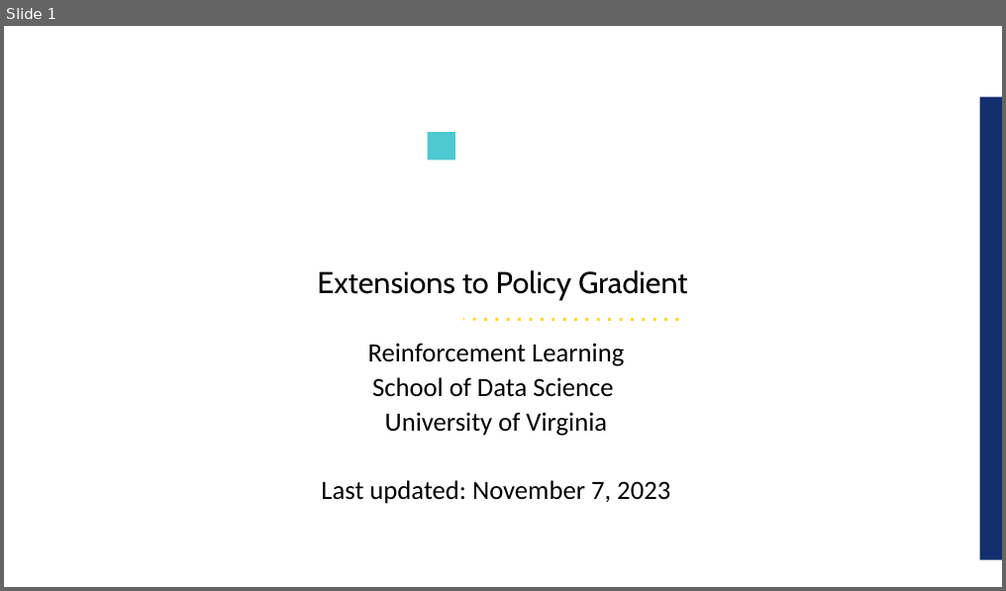
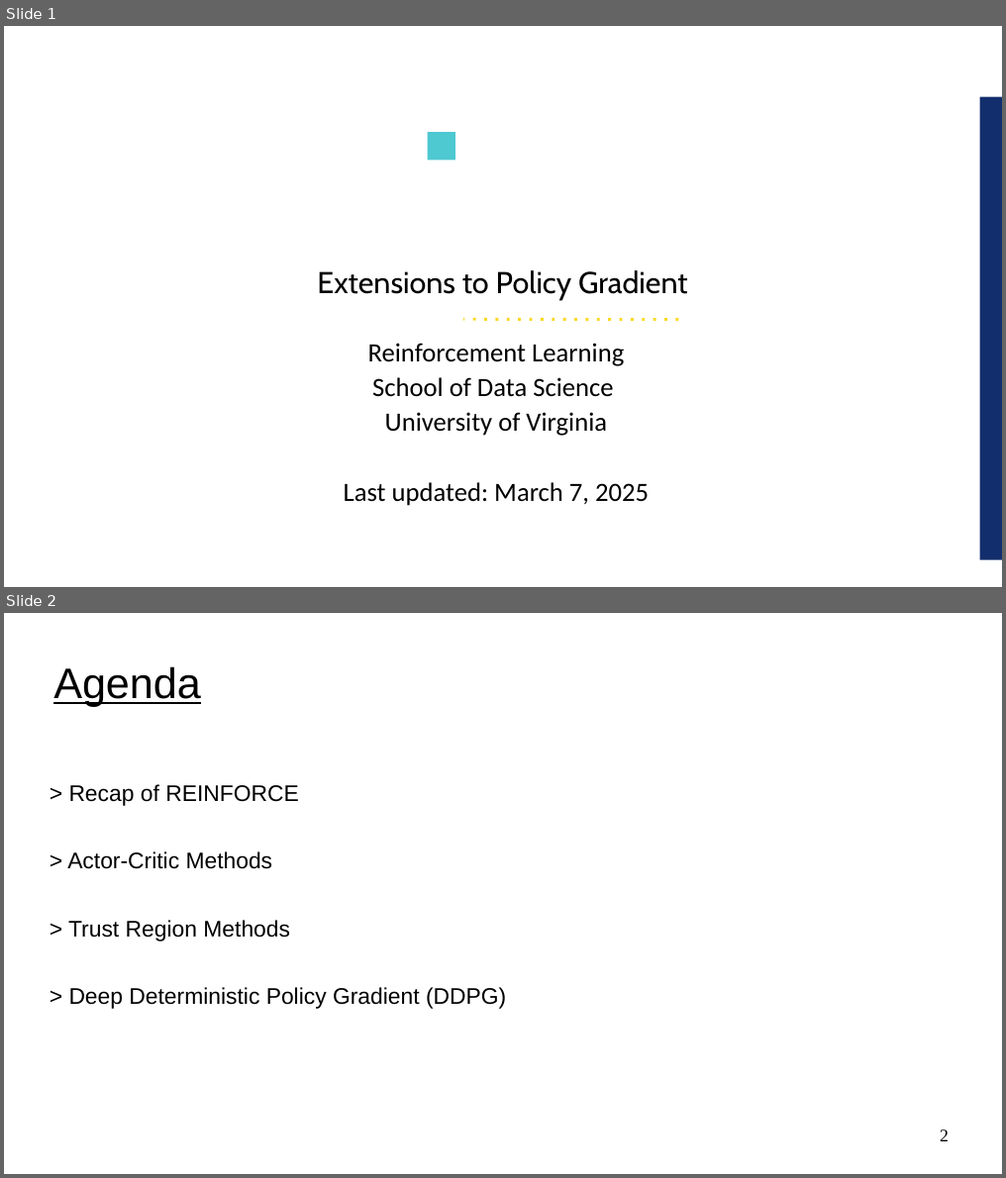
Before and after one commit to UVADS/reinforcement_learning, a slide deck: 08_policy_gradients_extensions/policy_gradients_extensions.ppt. Shown one above the other, each under a label of ours: slide 1 before the commit, slides 1 and 2 after it. The pictures are 1006x591 and 1006x1178 pixels, drawn with LibreOffice and Linux fonts; fonts in the diff are those of the drawing; background and template pictures are left out. Boxes give left, top, right and bottom in pixels: in the first picture for what was removed or moved away, otherwise in the second. Text is boxed around its words. In the diff, an @@ line names an element or a change of style, - is before the commit and + after.

Commit message:
added ddpg slides

```diff
--- a/08_policy_gradients_extensions/policy_gradients_extensions.ppt
+++ b/08_policy_gradients_extensions/policy_gradients_extensions.ppt
@@ slide 2 added at (x1=4, y1=613, x2=1002, y2=1174), background #FFFFFF @@
@@ title added at (x1=54, y1=666, x2=201, y2=706), 34 pt, text #000000, underline @@
+Agenda
@@ text added at (x1=67, y1=784, x2=506, y2=1009), 18 pt, text #000000 @@
+> Recap of REINFORCE
+> Actor-Critic Methods
+> Trust Region Methods
+> Deep Deterministic Policy Gradient (DDPG)
@@ page number added at (x1=940, y1=1130, x2=948, y2=1142), 14 pt, text #000000 @@
+2
@@ slide 1 changed as well @@
@@ text at (x1=344, y1=482, x2=648, y2=506): text changed @@
-Last updated: November 7, 2023
+Last updated: March 7, 2025
```
Also in this commit, not shown: 2 other slides changed, 5 other slides added, 4 other files.
